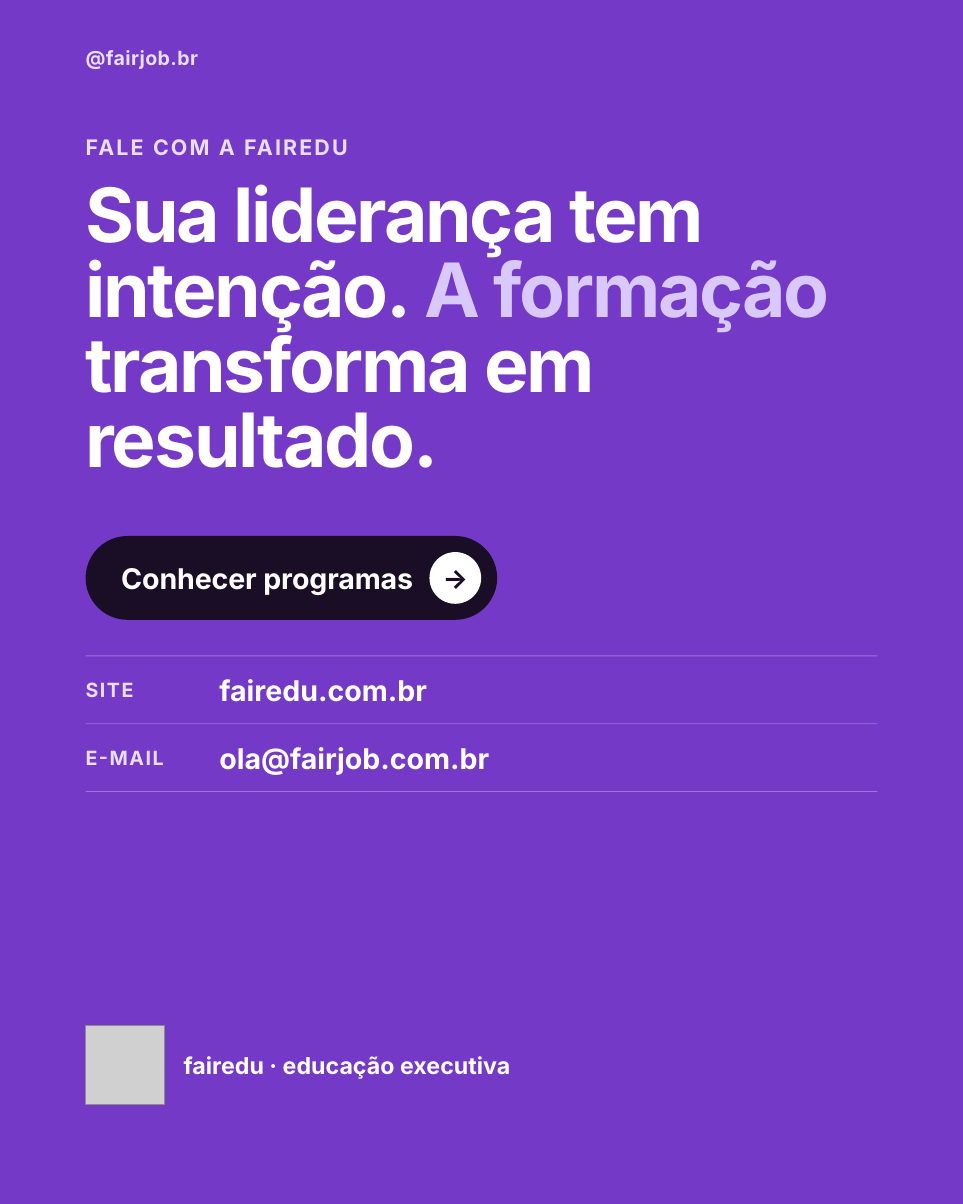
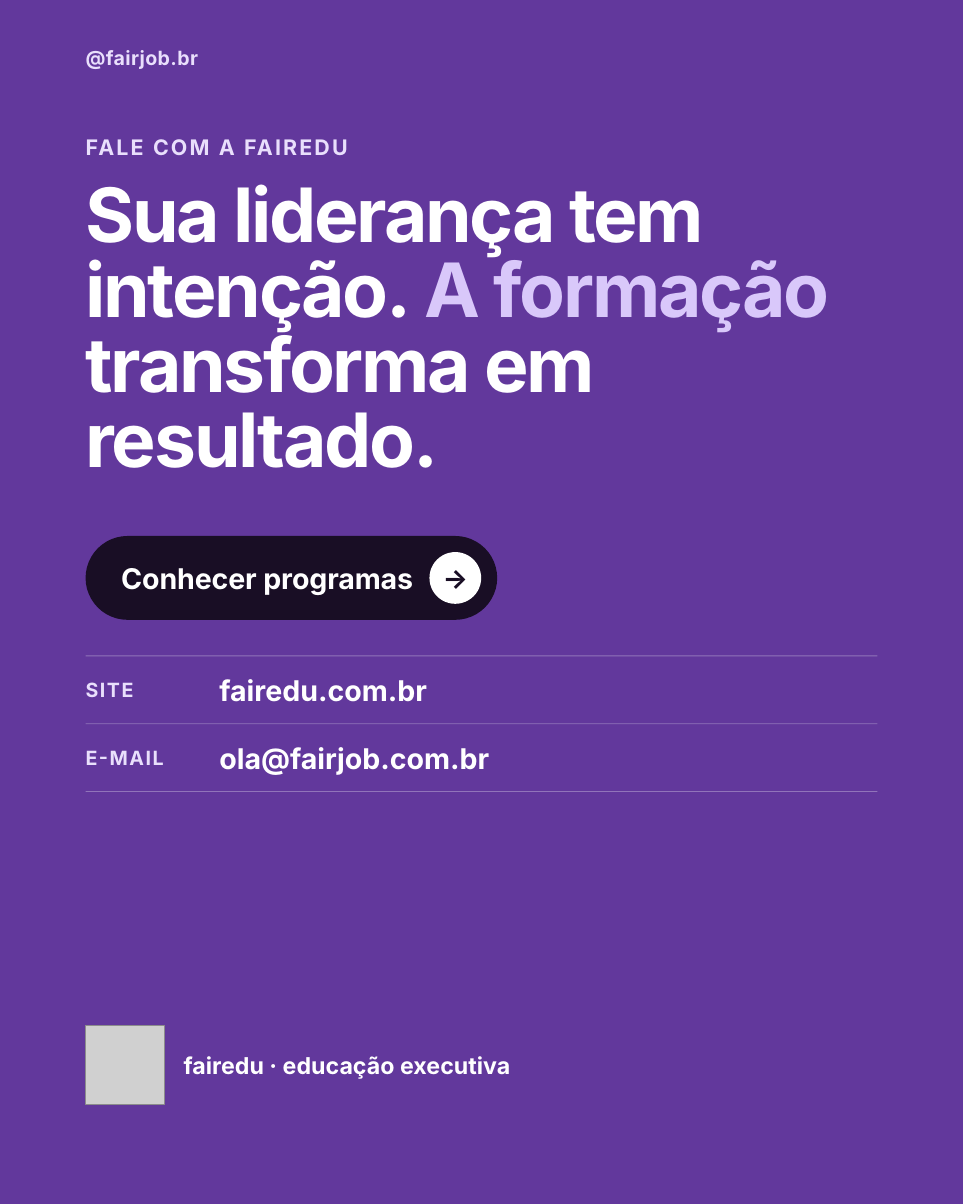
Before and after one commit to nina-rebello/comunicacao-fairjob, a slide deck: slide 5 of posts/06-fairedu/carrossel-5-canva.pptx. Drawn at 963x1204 pixels with LibreOffice and Linux fonts; fonts in the diff are those of the drawing; grey boxes stand for pictures. Boxes give left, top, right and bottom in pixels: in the first picture for what was removed or moved away, otherwise in the second. Text is boxed around its words. In the diff, an @@ line names an element or a change of style, - is before the commit and + after.

```diff
--- a/posts/06-fairedu/carrossel-5-canva.pptx
+++ b/posts/06-fairedu/carrossel-5-canva.pptx
@@ background #7439C6 to #62389C @@
@@ fill #9E74D7 to #9174BA in 3 elements at box(86, 656, 877, 657), box(86, 723, 877, 724), box(86, 791, 877, 792) @@
```
Also in this commit, not shown: 3 other slides changed, 1 slide added, 1 slide removed, 14 other files.
